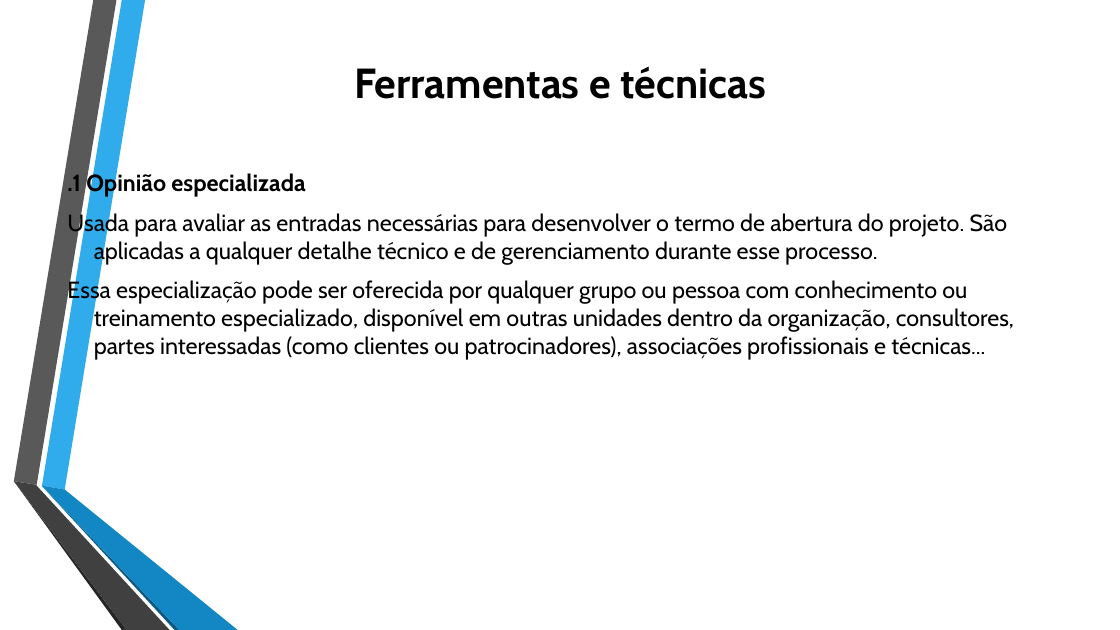
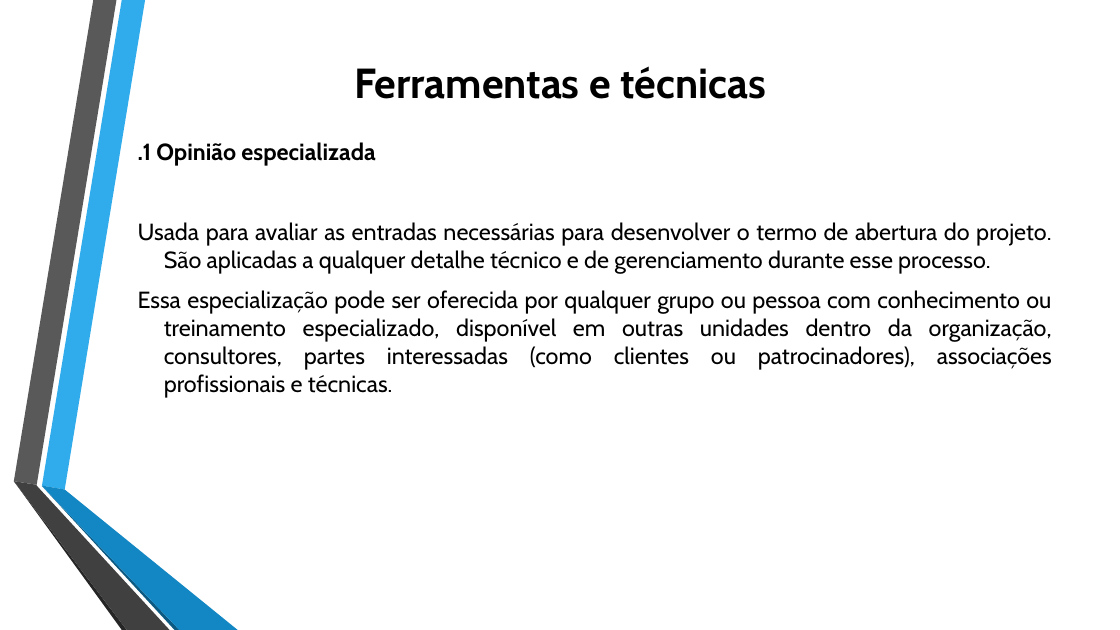
Before and after one commit to jharbes/ADMINISTRACAO-DE-REDES, a slide deck: slide 17 of RELATORIO PROVA P2/relatorio-pmbok-capitulo4-jharbes.pptx. Drawn at 1120x630 pixels with LibreOffice and Linux fonts; fonts in the diff are those of the drawing. Boxes give left, top, right and bottom in pixels: in the first picture for what was removed or moved away, otherwise in the second. Text is boxed around its words. In the diff, an @@ line names an element or a change of style, - is before the commit and + after.

```diff
--- a/RELATORIO PROVA P2/relatorio-pmbok-capitulo4-jharbes.pptx
+++ b/RELATORIO PROVA P2/relatorio-pmbok-capitulo4-jharbes.pptx
@@ text ".1 Opinião especializada": place and size @@
-text ".1 Opinião especializada" at (67, 171, 1014, 360)
+text ".1 Opinião especializada" at (138, 142, 1052, 398)
@@ text at (138, 142, 1051, 274): alignment left to justified @@
@@ text at (138, 290, 1052, 398): text changed @@
-Essa especialização pode ser oferecida por qualquer grupo ou pessoa com conhecimento ou treinamento especializado, disponível em outras unidades dentro da organização, consultores, partes interessadas (como clientes ou patrocinadores), associações profissionais e técnicas...
+Essa especialização pode ser oferecida por qualquer grupo ou pessoa com conhecimento ou treinamento especializado, disponível em outras unidades dentro da organização, consultores, partes interessadas (como clientes ou patrocinadores), associações profissionais e técnicas.
```
Also in this commit, not shown: 11 other slides changed.
